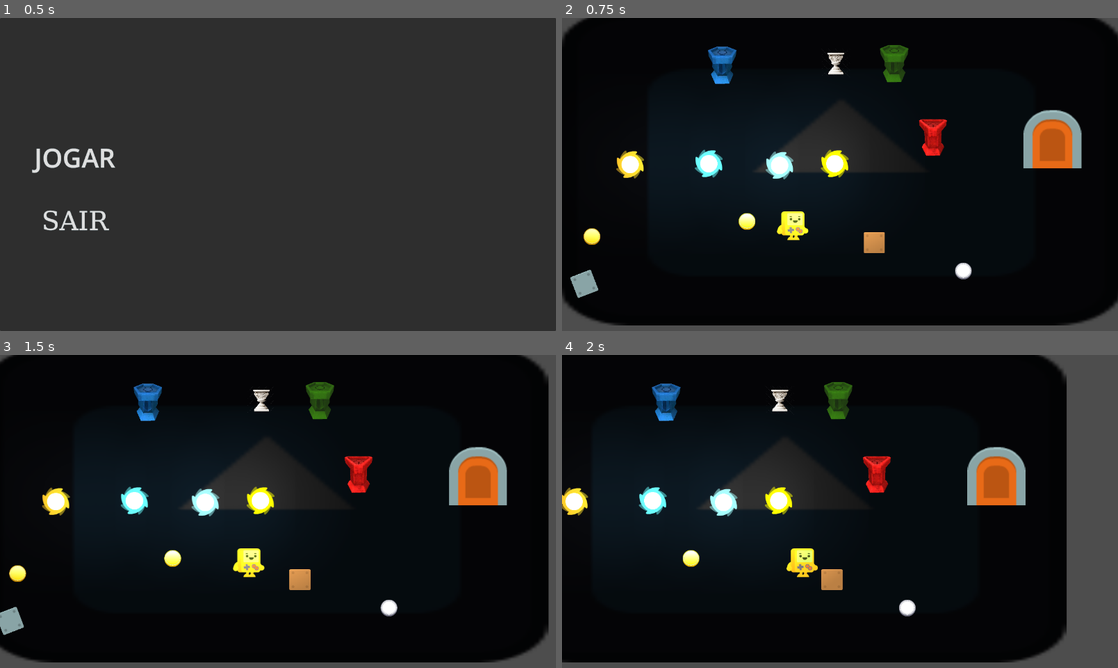
Above: before the commit, frames 1-4 (two rows, left to right).
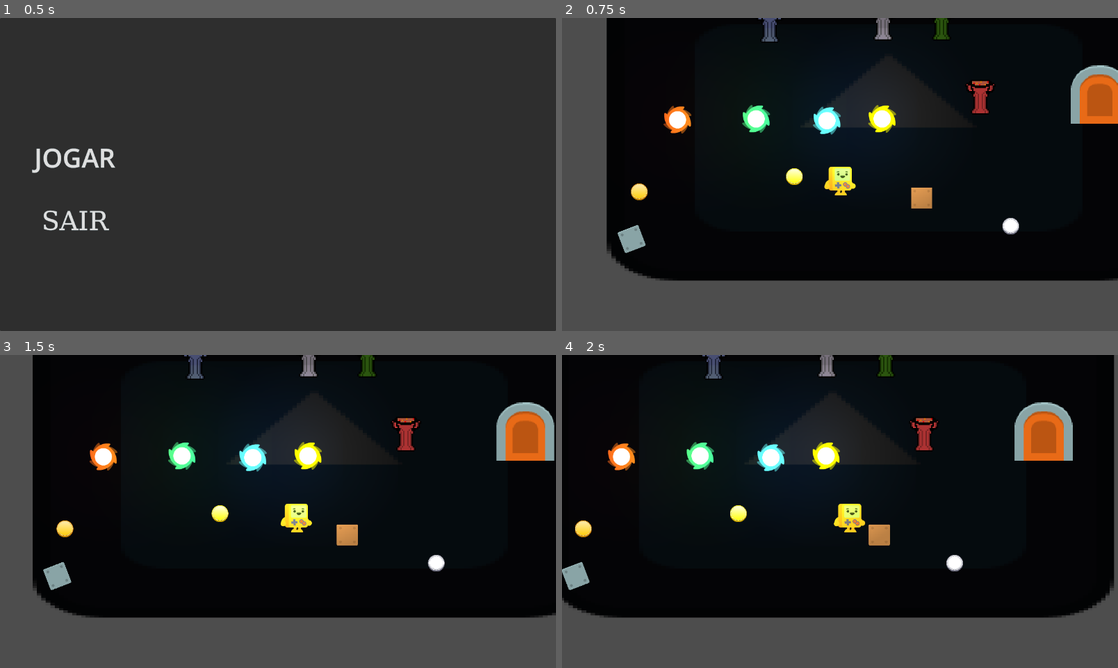
Above: after the commit, the same moments.

Repository: Blackjack10114/jogo-escuro
Game: Godot game, scene res://Scenes/MenuPrincipal.tscn
Two runs of this game, one before a commit and one after it. Both use one fixed random seed, a clock stepped at 60 frames per second and the inputs below. The engine's default icon, where the game draws it, is replaced by a stand-in: a white triangle on a blue panel in a dark square.
Inputs (mouse positions are in pixels of both pictures, inside the frame that each line leads up to):
- Up to frame 1 (0.5 s): no input
- Up to frame 2 (0.75 s): click "JOGAR" at 0.5 s
- Up to frame 3 (1.5 s): tap Enter (ui_accept) at 1.25, 1.35 s; move the mouse to (400, 495) at 1.27 s; hold Right (ui_right) from 1.28 s (still down)
- Up to frame 4 (2 s): keep holding Right (ui_right); tap Enter (ui_accept) at 1.52, 1.82 s

Frame 1 is identical in both runs. In frame 2, 35% of the frame differs, in the area x 0-100%, y 0-99%; in frame 3, 35%; in frame 4, 35%.

Commit message:
funcionalidade dos altares alterada
altares agora tem animatedsprite2ds, todas as fontes de luz coloridas tem sua devida cor, "ativavel" mudado para "ativador"

Diff:
--- a/Objetos/Altares/Altar.tscn
+++ b/Objetos/Altares/Altar.tscn
@@ -1,26 +1,35 @@
 [gd_scene format=3 uid="uid://df74w1jkbclv2"]
 
 [ext_resource type="Script" uid="uid://ds2247ft633cg" path="res://Scripts/Objetos/Altar.gd" id="1_jni5i"]
-[ext_resource type="Texture2D" uid="uid://8lk5jleqbpq4" path="res://Sprites/Placeholders/normal_altar.png" id="2_avt50"]
-[ext_resource type="Texture2D" uid="uid://dknehmrk3x7e" path="res://Sprites/Placeholders/normal_ativado_altar.png" id="3_avt50"]
+[ext_resource type="Texture2D" uid="uid://fojr1hg4upgd" path="res://misc/spriteframes/light.tres" id="3_5ihej"]
+[ext_resource type="SpriteFrames" uid="uid://dsdon0hjb3gfv" path="res://misc/spriteframes/flameon.tres" id="4_opxb7"]
 
 [sub_resource type="RectangleShape2D" id="RectangleShape2D_thxmx"]
 size = Vector2(33.76164, 71.2626)
 
 [node name="Altar" type="Node2D" unique_id=849689154]
-scale = Vector2(0.026648756, 0.026648756)
 
-[node name="Altar" type="Area2D" parent="." unique_id=1959147657]
-scale = Vector2(0.99999964, 0.99999964)
+[node name="Altar" type="Area2D" parent="." unique_id=1959147657 node_paths=PackedStringArray("luz")]
+scale = Vector2(0.04, 0.04)
 script = ExtResource("1_jni5i")
 cor_aceita = 3
-textura_desativado = ExtResource("2_avt50")
-textura_ativado = ExtResource("3_avt50")
+luz = NodePath("PointLight2D")
 
-[node name="Sprite2D" type="Sprite2D" parent="Altar" unique_id=1027689297]
-texture = ExtResource("2_avt50")
+[node name="looks" type="AnimatedSprite2D" parent="Altar" unique_id=1392317890]
+unique_name_in_owner = true
+scale = Vector2(40, 40)
+sprite_frames = ExtResource("4_opxb7")
+animation = &"inactive"
+frame_progress = 0.29388675
+speed_scale = 1.2
 
 [node name="CollisionShape2D" type="CollisionShape2D" parent="Altar" unique_id=891616044]
-position = Vector2(43.49997, -34)
 scale = Vector2(67.38417, 36.484776)
 shape = SubResource("RectangleShape2D_thxmx")
+
+[node name="PointLight2D" type="PointLight2D" parent="Altar" unique_id=1517858638]
+scale = Vector2(60, 60)
+enabled = false
+energy = 1.5
+texture = ExtResource("3_5ihej")
+texture_scale = 3.34
--- a/Objetos/Altares/Altar_Azul.tscn
+++ b/Objetos/Altares/Altar_Azul.tscn
@@ -1,25 +1,88 @@
 [gd_scene format=3 uid="uid://0dr448m64kv3"]
 
-[ext_resource type="Script" uid="uid://ds2247ft633cg" path="res://Scripts/Objetos/Altar.gd" id="1_r7h6v"]
-[ext_resource type="Texture2D" uid="uid://sc6k65xrof7d" path="res://Sprites/Placeholders/blue_altar.webp" id="2_r7h6v"]
-[ext_resource type="Texture2D" uid="uid://bfklajntuo53d" path="res://Sprites/Placeholders/blue_ativado_altar.webp" id="3_h2kf5"]
+[ext_resource type="Script" uid="uid://baogxyfqg7vcj" path="res://Scripts/Objetos/altar_azul.gd" id="1_m0nco"]
+[ext_resource type="Texture2D" uid="uid://clritmrf0djc6" path="res://Sprites/Objetos/Altares/Azul/Totem Azul Ativado.png" id="4_jiir4"]
+[ext_resource type="Texture2D" uid="uid://fojr1hg4upgd" path="res://misc/spriteframes/light.tres" id="4_mq5jm"]
+[ext_resource type="Texture2D" uid="uid://cmsmtp7580nri" path="res://Sprites/Objetos/Altares/Azul/Totem Azul s fogo.png" id="5_jiir4"]
+
+[sub_resource type="AtlasTexture" id="AtlasTexture_dcll2"]
+atlas = ExtResource("4_jiir4")
+region = Rect2(0, 0, 64, 96)
+
+[sub_resource type="AtlasTexture" id="AtlasTexture_eeuxw"]
+atlas = ExtResource("4_jiir4")
+region = Rect2(64, 0, 64, 96)
+
+[sub_resource type="AtlasTexture" id="AtlasTexture_s8yn7"]
+atlas = ExtResource("4_jiir4")
+region = Rect2(128, 0, 64, 96)
+
+[sub_resource type="AtlasTexture" id="AtlasTexture_ajj5s"]
+atlas = ExtResource("4_jiir4")
+region = Rect2(192, 0, 64, 96)
+
+[sub_resource type="AtlasTexture" id="AtlasTexture_1p4j5"]
+atlas = ExtResource("4_jiir4")
+region = Rect2(256, 0, 64, 96)
+
+[sub_resource type="SpriteFrames" id="SpriteFrames_ari62"]
+animations = [{
+"frames": [{
+"duration": 1.0,
+"texture": SubResource("AtlasTexture_dcll2")
+}, {
+"duration": 1.0,
+"texture": SubResource("AtlasTexture_eeuxw")
+}, {
+"duration": 1.0,
+"texture": SubResource("AtlasTexture_s8yn7")
+}, {
+"duration": 1.0,
+"texture": SubResource("AtlasTexture_ajj5s")
+}, {
+"duration": 1.0,
+"texture": SubResource("AtlasTexture_1p4j5")
+}],
+"loop": true,
+"name": &"active",
+"speed": 5.0
+}, {
+"frames": [{
+"duration": 1.0,
+"texture": ExtResource("5_jiir4")
+}],
+"loop": true,
+"name": &"inactive",
+"speed": 5.0
+}]
 
 [sub_resource type="RectangleShape2D" id="RectangleShape2D_fx006"]
 size = Vector2(33.76164, 71.2626)
 
 [node name="Altar_Azul" type="Node2D" unique_id=44935604]
 
-[node name="Altar_Azul" type="Area2D" parent="." unique_id=1260660105]
+[node name="Altar_Azul" type="Area2D" parent="." unique_id=1260660105 node_paths=PackedStringArray("luz")]
 scale = Vector2(0.039999485, 0.039999485)
-script = ExtResource("1_r7h6v")
-textura_desativado = ExtResource("2_r7h6v")
-textura_ativado = ExtResource("3_h2kf5")
+script = ExtResource("1_m0nco")
+luz = NodePath("PointLight2D")
 
-[node name="Sprite2D" type="Sprite2D" parent="Altar_Azul" unique_id=262374476]
-scale = Vector2(8.959999, 8.959999)
-texture = ExtResource("2_r7h6v")
+[node name="looks" type="AnimatedSprite2D" parent="Altar_Azul" unique_id=2040337764]
+unique_name_in_owner = true
+position = Vector2(0, 25.000305)
+scale = Vector2(40, 40)
+sprite_frames = SubResource("SpriteFrames_ari62")
+animation = &"inactive"
+frame_progress = 0.95332986
+speed_scale = 1.2
 
 [node name="CollisionShape2D" type="CollisionShape2D" parent="Altar_Azul" unique_id=71089921]
-position = Vector2(43.49997, -34)
 scale = Vector2(67.38417, 36.484776)
 shape = SubResource("RectangleShape2D_fx006")
+
+[node name="PointLight2D" type="PointLight2D" parent="Altar_Azul" unique_id=595325591]
+scale = Vector2(60, 60)
+enabled = false
+color = Color(0, 0.3882353, 1, 1)
+energy = 1.5
+texture = ExtResource("4_mq5jm")
+texture_scale = 3.34
--- a/Objetos/Altares/Altar_Verde.tscn
+++ b/Objetos/Altares/Altar_Verde.tscn
@@ -1,26 +1,87 @@
 [gd_scene format=3 uid="uid://7agvmjcou4ox"]
 
-[ext_resource type="Script" uid="uid://ds2247ft633cg" path="res://Scripts/Objetos/Altar.gd" id="1_pkm50"]
-[ext_resource type="Texture2D" uid="uid://cvf5jtby1x4yq" path="res://Sprites/Placeholders/green_altar.png" id="2_pkm50"]
-[ext_resource type="Texture2D" uid="uid://bhe5gjgjuko0m" path="res://Sprites/Placeholders/green_ativado_altar.png" id="3_0pfhs"]
+[ext_resource type="Script" uid="uid://5gqqtx6xx1ra" path="res://Scripts/Objetos/altar_verde.gd" id="1_6anp2"]
+[ext_resource type="Texture2D" uid="uid://b7wwvyy7w7uv1" path="res://Sprites/Objetos/Altares/Verde/Totem Verde Ativado.png" id="4_4iw0v"]
+[ext_resource type="Texture2D" uid="uid://fojr1hg4upgd" path="res://misc/spriteframes/light.tres" id="4_p8vw7"]
+[ext_resource type="Texture2D" uid="uid://cic7f0lhd4lbe" path="res://Sprites/Objetos/Altares/Verde/Totem Verde s fogo.png" id="5_2frjo"]
+
+[sub_resource type="AtlasTexture" id="AtlasTexture_u35jf"]
+atlas = ExtResource("4_4iw0v")
+region = Rect2(0, 0, 64, 96)
+
+[sub_resource type="AtlasTexture" id="AtlasTexture_aca0q"]
+atlas = ExtResource("4_4iw0v")
+region = Rect2(64, 0, 64, 96)
+
+[sub_resource type="AtlasTexture" id="AtlasTexture_qmpk0"]
+atlas = ExtResource("4_4iw0v")
+region = Rect2(128, 0, 64, 96)
+
+[sub_resource type="AtlasTexture" id="AtlasTexture_221ng"]
+atlas = ExtResource("4_4iw0v")
+region = Rect2(192, 0, 64, 96)
+
+[sub_resource type="AtlasTexture" id="AtlasTexture_2dbhy"]
+atlas = ExtResource("4_4iw0v")
+region = Rect2(256, 0, 64, 96)
+
+[sub_resource type="SpriteFrames" id="SpriteFrames_arbqc"]
+animations = [{
+"frames": [{
+"duration": 1.0,
+"texture": SubResource("AtlasTexture_u35jf")
+}, {
+"duration": 1.0,
+"texture": SubResource("AtlasTexture_aca0q")
+}, {
+"duration": 1.0,
+"texture": SubResource("AtlasTexture_qmpk0")
+}, {
+"duration": 1.0,
+"texture": SubResource("AtlasTexture_221ng")
+}, {
+"duration": 1.0,
+"texture": SubResource("AtlasTexture_2dbhy")
+}],
+"loop": true,
+"name": &"active",
+"speed": 5.0
+}, {
+"frames": [{
+"duration": 1.0,
+"texture": ExtResource("5_2frjo")
+}],
+"loop": true,
+"name": &"inactive",
+"speed": 5.0
+}]
 
 [sub_resource type="RectangleShape2D" id="RectangleShape2D_fx006"]
 size = Vector2(33.76164, 71.2626)
 
 [node name="Altar_Verde" type="Node2D" unique_id=44935604]
 
-[node name="Altar_Verde" type="Area2D" parent="." unique_id=1260660105]
+[node name="Altar_Verde" type="Area2D" parent="." unique_id=1260660105 node_paths=PackedStringArray("luz")]
 scale = Vector2(0.039999485, 0.039999485)
-script = ExtResource("1_pkm50")
+script = ExtResource("1_6anp2")
 cor_aceita = 2
-textura_desativado = ExtResource("2_pkm50")
-textura_ativado = ExtResource("3_0pfhs")
+luz = NodePath("PointLight2D")
 
-[node name="Sprite2D" type="Sprite2D" parent="Altar_Verde" unique_id=262374476]
-scale = Vector2(8.959999, 8.959999)
-texture = ExtResource("2_pkm50")
+[node name="looks" type="AnimatedSprite2D" parent="Altar_Verde" unique_id=1904281960]
+unique_name_in_owner = true
+scale = Vector2(40, 40)
+sprite_frames = SubResource("SpriteFrames_arbqc")
+animation = &"inactive"
+frame_progress = 0.30175868
 
 [node name="CollisionShape2D" type="CollisionShape2D" parent="Altar_Verde" unique_id=71089921]
-position = Vector2(43.49997, -34)
 scale = Vector2(67.38417, 36.484776)
 shape = SubResource("RectangleShape2D_fx006")
+
+[node name="PointLight2D" type="PointLight2D" parent="Altar_Verde" unique_id=977701204]
+scale = Vector2(60, 60)
+enabled = false
+color = Color(0.6784314, 1, 0, 1)
+energy = 1.5
+texture = ExtResource("4_p8vw7")
+texture_scale = 3.34
--- a/Objetos/Altares/Altar_Vermelho.tscn
+++ b/Objetos/Altares/Altar_Vermelho.tscn
@@ -1,26 +1,89 @@
 [gd_scene format=3 uid="uid://d1cyupflnp5b7"]
 
-[ext_resource type="Script" uid="uid://ds2247ft633cg" path="res://Scripts/Objetos/Altar.gd" id="1_h4ptg"]
-[ext_resource type="Texture2D" uid="uid://csk62i6jysllk" path="res://Sprites/Placeholders/red__altar.webp" id="2_0agl1"]
-[ext_resource type="Texture2D" uid="uid://dfmphwjoxah12" path="res://Sprites/Placeholders/red_ativado_altar.webp" id="3_0mhgd"]
+[ext_resource type="Script" uid="uid://23jeicr8wbta" path="res://Scripts/Objetos/altar_vermelho.gd" id="1_iakti"]
+[ext_resource type="Texture2D" uid="uid://bd54mdw8pipgp" path="res://Sprites/Objetos/Altares/Vermelho/Totem Vermelho Ativado.png" id="2_1u5nf"]
+[ext_resource type="Texture2D" uid="uid://be8a0l3xp71yj" path="res://Sprites/Objetos/Altares/Vermelho/Totem Vermelho s fogo.png" id="2_iakti"]
+[ext_resource type="Texture2D" uid="uid://fojr1hg4upgd" path="res://misc/spriteframes/light.tres" id="4_buc4d"]
+
+[sub_resource type="AtlasTexture" id="AtlasTexture_aiapc"]
+atlas = ExtResource("2_1u5nf")
+region = Rect2(256, 0, 64, 96)
+
+[sub_resource type="AtlasTexture" id="AtlasTexture_8osqo"]
+atlas = ExtResource("2_1u5nf")
+region = Rect2(192, 0, 64, 96)
+
+[sub_resource type="AtlasTexture" id="AtlasTexture_psoyd"]
+atlas = ExtResource("2_1u5nf")
+region = Rect2(128, 0, 64, 96)
+
+[sub_resource type="AtlasTexture" id="AtlasTexture_l8uhj"]
+atlas = ExtResource("2_1u5nf")
+region = Rect2(64, 0, 64, 96)
+
+[sub_resource type="AtlasTexture" id="AtlasTexture_14rsr"]
+atlas = ExtResource("2_1u5nf")
+region = Rect2(0, 0, 64, 96)
+
+[sub_resource type="SpriteFrames" id="SpriteFrames_buc4d"]
+animations = [{
+"frames": [{
+"duration": 1.0,
+"texture": SubResource("AtlasTexture_aiapc")
+}, {
+"duration": 1.0,
+"texture": SubResource("AtlasTexture_8osqo")
+}, {
+"duration": 1.0,
+"texture": SubResource("AtlasTexture_psoyd")
+}, {
+"duration": 1.0,
+"texture": SubResource("AtlasTexture_l8uhj")
+}, {
+"duration": 1.0,
+"texture": SubResource("AtlasTexture_14rsr")
+}],
+"loop": true,
+"name": &"active",
+"speed": 5.0
+}, {
+"frames": [{
+"duration": 1.0,
+"texture": ExtResource("2_iakti")
+}],
+"loop": true,
+"name": &"inactive",
+"speed": 5.0
+}]
 
 [sub_resource type="RectangleShape2D" id="RectangleShape2D_fx006"]
 size = Vector2(33.76164, 71.2626)
 
 [node name="Altar_Vermelho" type="Node2D" unique_id=44935604]
 
-[node name="Altar_Vermelho" type="Area2D" parent="." unique_id=1260660105]
+[node name="Altar_Vermelho" type="Area2D" parent="." unique_id=1260660105 node_paths=PackedStringArray("luz")]
 scale = Vector2(0.039999485, 0.039999485)
-script = ExtResource("1_h4ptg")
+script = ExtResource("1_iakti")
 cor_aceita = 1
-textura_desativado = ExtResource("2_0agl1")
-textura_ativado = ExtResource("3_0mhgd")
+luz = NodePath("PointLight2D")
 
-[node name="Sprite2D" type="Sprite2D" parent="Altar_Vermelho" unique_id=262374476]
-scale = Vector2(8.959999, 8.959999)
-texture = ExtResource("2_0agl1")
+[node name="looks" type="AnimatedSprite2D" parent="Altar_Vermelho" unique_id=763352664]
+unique_name_in_owner = true
+position = Vector2(0, 9.1552734e-05)
+scale = Vector2(40, 40)
+sprite_frames = SubResource("SpriteFrames_buc4d")
+animation = &"inactive"
+speed_scale = 1.2
 
 [node name="CollisionShape2D" type="CollisionShape2D" parent="Altar_Vermelho" unique_id=71089921]
-position = Vector2(43.49997, -34)
+position = Vector2(-7.6293945e-06, 0)
 scale = Vector2(67.38417, 36.484776)
 shape = SubResource("RectangleShape2D_fx006")
+
+[node name="PointLight2D" type="PointLight2D" parent="Altar_Vermelho" unique_id=21405124]
+scale = Vector2(60, 60)
+enabled = false
+color = Color(1, 0, 0.26666668, 1)
+energy = 1.5
+texture = ExtResource("4_buc4d")
+texture_scale = 3.34
--- a/Objetos/Tochas/Tocha.tscn
+++ b/Objetos/Tochas/Tocha.tscn
@@ -2,18 +2,10 @@
 
 [ext_resource type="Script" uid="uid://bcduc2tt6m5h7" path="res://Scripts/Objetos/Tocha.gd" id="1_hlgnc"]
 [ext_resource type="Texture2D" uid="uid://dfrpruvrr6o0e" path="res://Sprites/Placeholders/Tocha_Teste.png" id="1_m4aki"]
+[ext_resource type="Texture2D" uid="uid://fojr1hg4upgd" path="res://misc/spriteframes/light.tres" id="3_jiysb"]
 
 [sub_resource type="RectangleShape2D" id="RectangleShape2D_6a0gk"]
 size = Vector2(67, 66)
-
-[sub_resource type="Gradient" id="Gradient_hlgnc"]
-colors = PackedColorArray(1, 1, 1, 1, 0, 0, 0, 1)
-
-[sub_resource type="GradientTexture2D" id="GradientTexture2D_6a0gk"]
-gradient = SubResource("Gradient_hlgnc")
-fill = 1
-fill_from = Vector2(0.5043478, 0.4869565)
-fill_to = Vector2(0.90869564, 0.104347825)
 
 [node name="Tocha" type="Node2D" unique_id=1342345491]
 
@@ -31,5 +23,5 @@
 [node name="PointLight2D" type="PointLight2D" parent="Area2D" unique_id=235973874]
 position = Vector2(0.50000095, 3.8146973e-06)
 scale = Vector2(1.953125, 1.9687501)
-texture = SubResource("GradientTexture2D_6a0gk")
+texture = ExtResource("3_jiysb")
 texture_scale = 3.34
--- a/Objetos/Tochas/Tocha_Azul.tscn
+++ b/Objetos/Tochas/Tocha_Azul.tscn
@@ -30,5 +30,6 @@
 [node name="PointLight2D" type="PointLight2D" parent="Area2D" unique_id=235973874]
 position = Vector2(0.50000095, 3.8146973e-06)
 scale = Vector2(1.953125, 1.9687501)
+color = Color(0, 0.3882353, 1, 1)
 texture = SubResource("GradientTexture2D_6a0gk")
 texture_scale = 3.34
--- a/Objetos/Tochas/Tocha_Verde.tscn
+++ b/Objetos/Tochas/Tocha_Verde.tscn
@@ -31,5 +31,6 @@
 [node name="PointLight2D" type="PointLight2D" parent="Area2D" unique_id=235973874]
 position = Vector2(0.50000095, 3.8146973e-06)
 scale = Vector2(1.953125, 1.9687501)
+color = Color(0.6784314, 1, 0, 1)
 texture = SubResource("GradientTexture2D_6a0gk")
 texture_scale = 3.34
--- a/Objetos/Tochas/Tocha_Vermelho.tscn
+++ b/Objetos/Tochas/Tocha_Vermelho.tscn
@@ -31,5 +31,6 @@
 [node name="PointLight2D" type="PointLight2D" parent="Area2D" unique_id=235973874]
 position = Vector2(0.50000095, 3.8146973e-06)
 scale = Vector2(1.953125, 1.9687501)
+color = Color(1, 0, 0.26666668, 1)
 texture = SubResource("GradientTexture2D_6a0gk")
 texture_scale = 3.34
--- a/Scenes/Puzzles/Puzzle_Prototipo.tscn
+++ b/Scenes/Puzzles/Puzzle_Prototipo.tscn
@@ -78,8 +78,4 @@
 [node name="Path2D" parent="AutoCaixa" index="0" unique_id=1233121987]
 position = Vector2(-78, 281)
 
-[node name="PathFollow2D" parent="AutoCaixa/Path2D" index="0" unique_id=1577084403]
-position = Vector2(101, 375)
-rotation = -0.3671053
-
 [editable path="AutoCaixa"]
--- a/Scenes/SceneTeste/Hugo.tscn
+++ b/Scenes/SceneTeste/Hugo.tscn
@@ -18,8 +18,6 @@
 
 [node name="Player" parent="." unique_id=2102932396 instance=ExtResource("4_be7ju")]
 position = Vector2(-109, 103)
-speed = 350.0
 
 [node name="Camera2D" type="Camera2D" parent="Player" unique_id=2052623995]
-position = Vector2(109, -103)
 position_smoothing_enabled = true
--- /dev/null
+++ b/Scenes/SceneTeste/thales.tscn
@@ -0,0 +1,70 @@
+[gd_scene format=3 uid="uid://gdy5dgxlyvdl"]
+
+[ext_resource type="Texture2D" uid="uid://34eb8j034ct8" path="res://icon.svg" id="1_fnymv"]
+[ext_resource type="Script" uid="uid://c0lv0o5t10nvm" path="res://Scripts/Manager/PuzzleController.gd" id="2_qjy8y"]
+[ext_resource type="PackedScene" uid="uid://df74w1jkbclv2" path="res://Objetos/Altares/Altar.tscn" id="3_v164l"]
+[ext_resource type="PackedScene" uid="uid://be22tfc7s5y2g" path="res://Objetos/Porta/Porta.tscn" id="4_t1thb"]
+[ext_resource type="PackedScene" uid="uid://dabjl2g7fc2da" path="res://Objetos/Tochas/Tocha.tscn" id="5_tiub2"]
+[ext_resource type="PackedScene" uid="uid://bwrnn1c1hv5cm" path="res://Objetos/Player.tscn" id="6_hex5y"]
+[ext_resource type="Texture2D" uid="uid://fojr1hg4upgd" path="res://misc/spriteframes/light.tres" id="7_t1thb"]
+
+[node name="Thales" type="Node2D" unique_id=1453056908]
+
+[node name="Fundo" type="Sprite2D" parent="." unique_id=1706271452]
+self_modulate = Color(0.21568628, 0.2, 0.21960784, 1)
+z_index = -10
+position = Vector2(649, 370)
+scale = Vector2(10.1328125, 5.6796875)
+texture = ExtResource("1_fnymv")
+
+[node name="CanvasModulate" type="CanvasModulate" parent="." unique_id=1169211038]
+color = Color(0, 0, 0, 1)
+
+[node name="PuzzleController" type="Node" parent="." unique_id=1657439151 node_paths=PackedStringArray("porta", "ativadores")]
+script = ExtResource("2_qjy8y")
+porta = NodePath("../Porta")
+ativadores = [NodePath("../Altar")]
+idPuzzle = "pissybaby"
+metadata/_custom_type_script = "uid://c0lv0o5t10nvm"
+
+[node name="Altar" parent="." unique_id=849689154 instance=ExtResource("3_v164l")]
+position = Vector2(620, 354)
+
+[node name="Porta" parent="." unique_id=1098581790 instance=ExtResource("4_t1thb")]
+position = Vector2(1128, 369)
+
+[node name="Tocha" parent="." unique_id=1342345491 instance=ExtResource("5_tiub2")]
+position = Vector2(205, 343)
+
+[node name="Player" parent="." unique_id=2102932396 instance=ExtResource("6_hex5y")]
+position = Vector2(207, 430)
+
+[node name="PointLight2D" type="PointLight2D" parent="." unique_id=219318033]
+position = Vector2(300, 167)
+texture = ExtResource("7_t1thb")
+texture_scale = 9.88
+
+[node name="PointLight2D2" type="PointLight2D" parent="." unique_id=1555194146]
+position = Vector2(969, 167)
+texture = ExtResource("7_t1thb")
+texture_scale = 9.88
+
+[node name="PointLight2D3" type="PointLight2D" parent="." unique_id=1145315641]
+position = Vector2(1001, 565)
+texture = ExtResource("7_t1thb")
+texture_scale = 9.88
+
+[node name="PointLight2D4" type="PointLight2D" parent="." unique_id=318383034]
+position = Vector2(225, 575)
+texture = ExtResource("7_t1thb")
+texture_scale = 9.88
+
+[node name="PointLight2D5" type="PointLight2D" parent="." unique_id=941135200]
+position = Vector2(645, 574)
+texture = ExtResource("7_t1thb")
+texture_scale = 9.88
+
+[node name="PointLight2D6" type="PointLight2D" parent="." unique_id=1403123399]
+position = Vector2(635, 114)
+texture = ExtResource("7_t1thb")
+texture_scale = 9.88
--- a/Scripts/Herdaveis/Ativavel.gd
+++ b/Scripts/Herdaveis/Ativavel.gd
@@ -1,4 +1,4 @@
-class_name Ativavel
+class_name Ativador
 extends Area2D
 
 signal ativado
--- a/Scripts/Manager/PuzzleController.gd
+++ b/Scripts/Manager/PuzzleController.gd
@@ -1,10 +1,11 @@
 extends Node
+class_name PuzzleController
 
 @export var porta: Porta
 @export var ativadores: Array[Node] = []
 @export var idPuzzle := "puzzle_"
 
-var ativaveis: Array[Ativavel] = []
+var ativaveis: Array[Ativador] = []
 var resolvido := false
 
 func _ready():
@@ -27,8 +28,8 @@
 	else:
 		_verificar_puzzle(false)
 
-func _encontrar_ativavel(node: Node) -> Ativavel:
-	if node is Ativavel:
+func _encontrar_ativavel(node: Node) -> Ativador:
+	if node is Ativador:
 		return node
 
 	for filho in node.get_children():
--- a/Scripts/Objetos/Altar.gd
+++ b/Scripts/Objetos/Altar.gd
@@ -1,11 +1,9 @@
 class_name Altar
-extends Ativavel
+extends Ativador
 
 @export var cor_aceita: Cor.Tipo
-@export var textura_desativado: Texture2D
-@export var textura_ativado: Texture2D
+@export var luz: PointLight2D
 
-@onready var sprite: Sprite2D = $Sprite2D
 
 var player_perto: CharacterBody2D = null
 var tocha_no_altar = null
@@ -13,9 +11,9 @@
 
 
 func _ready():
+	%looks.play("inactive")
 	body_entered.connect(_on_body_entered)
 	body_exited.connect(_on_body_exited)
-	sprite.texture = textura_desativado
 
 
 func _on_body_entered(body):
@@ -64,7 +62,7 @@
 
 	tocha_no_altar = tocha
 	tocha.altar_atual = self
-
+	luz.enabled = true
 	ativar()
 
 
@@ -91,11 +89,13 @@
 	tocha_no_altar.altar_atual = null
 	tocha_no_altar = null
 
+	luz.enabled = false
 	desativar()
 
 func _ao_ativar():
-	sprite.texture = textura_ativado
+	%looks.play("active")
+
 
 
 func _ao_desativar():
-	sprite.texture = textura_desativado
+	%looks.play("inactive")
--- a/Scripts/Objetos/BotaoLongTrigger.gd
+++ b/Scripts/Objetos/BotaoLongTrigger.gd
@@ -1,5 +1,5 @@
 class_name BotaoLongTrigger
-extends Ativavel
+extends Ativador
 
 @export var alvos: Array[Node] = []
 @export var trava_se_alvo_ativo := true
--- a/Scripts/Objetos/BotaoSimples.gd
+++ b/Scripts/Objetos/BotaoSimples.gd
@@ -1,5 +1,5 @@
 class_name BotaoSimples
-extends Ativavel
+extends Ativador
 
 @export var alvos: Array[Node] = []  # agora aceita Porta, qualquer Node
 
--- /dev/null
+++ b/Scripts/Objetos/altar_azul.gd
@@ -0,0 +1,9 @@
+extends Altar
+class_name Altar_azul
+
+
+# Called when the node enters the scene tree for the first time.
+
+
+
+# Called every frame. 'delta' is the elapsed time since the previous frame.
--- /dev/null
+++ b/Scripts/Objetos/altar_verde.gd
@@ -0,0 +1,3 @@
+extends Altar
+class_name Altar_verde
+# Called when the node enters the scene tree for the first time.
--- /dev/null
+++ b/Scripts/Objetos/altar_vermelho.gd
@@ -0,0 +1,5 @@
+extends Altar
+class_name Altar_vermelho
+
+
+# Called when the node enters the scene tree for the first time.
--- /dev/null
+++ b/misc/spriteframes/flameon.tres
@@ -0,0 +1,59 @@
+[gd_resource type="SpriteFrames" format=3 uid="uid://dsdon0hjb3gfv"]
+
+[ext_resource type="Texture2D" uid="uid://cugtyfc2y4620" path="res://Sprites/Objetos/Altares/Padrao/Totem Padrão Ativado.png" id="1_vhyio"]
+[ext_resource type="Texture2D" uid="uid://c1qk1p3xuf63e" path="res://Sprites/Objetos/Altares/Padrao/Totem Padrao s fogo.png" id="2_o81jc"]
+
+[sub_resource type="AtlasTexture" id="AtlasTexture_vhyio"]
+atlas = ExtResource("1_vhyio")
+region = Rect2(0, 0, 64, 96)
+
+[sub_resource type="AtlasTexture" id="AtlasTexture_o81jc"]
+atlas = ExtResource("1_vhyio")
+region = Rect2(64, 0, 64, 96)
+
+[sub_resource type="AtlasTexture" id="AtlasTexture_aiapc"]
+atlas = ExtResource("1_vhyio")
+region = Rect2(128, 0, 64, 96)
+
+[sub_resource type="AtlasTexture" id="AtlasTexture_8osqo"]
+atlas = ExtResource("1_vhyio")
+region = Rect2(192, 0, 64, 96)
+
+[sub_resource type="AtlasTexture" id="AtlasTexture_psoyd"]
+atlas = ExtResource("1_vhyio")
+region = Rect2(256, 0, 64, 96)
+
+[sub_resource type="AtlasTexture" id="AtlasTexture_l8uhj"]
+atlas = ExtResource("2_o81jc")
+region = Rect2(0, 0, 64, 64)
+
+[resource]
+animations = [{
+"frames": [{
+"duration": 1.0,
+"texture": SubResource("AtlasTexture_vhyio")
+}, {
+"duration": 1.0,
+"texture": SubResource("AtlasTexture_o81jc")
+}, {
+"duration": 1.0,
+"texture": SubResource("AtlasTexture_aiapc")
+}, {
+"duration": 1.0,
+"texture": SubResource("AtlasTexture_8osqo")
+}, {
+"duration": 1.0,
+"texture": SubResource("AtlasTexture_psoyd")
+}],
+"loop": true,
+"name": &"active",
+"speed": 5.0
+}, {
+"frames": [{
+"duration": 1.0,
+"texture": SubResource("AtlasTexture_l8uhj")
+}],
+"loop": true,
+"name": &"inactive",
+"speed": 5.0
+}]
--- /dev/null
+++ b/misc/spriteframes/light.tres
@@ -0,0 +1,10 @@
+[gd_resource type="GradientTexture2D" format=3 uid="uid://fojr1hg4upgd"]
+
+[sub_resource type="Gradient" id="Gradient_dtag0"]
+colors = PackedColorArray(1, 1, 1, 1, 0, 0, 0, 1)
+
+[resource]
+gradient = SubResource("Gradient_dtag0")
+fill = 1
+fill_from = Vector2(0.5043478, 0.4869565)
+fill_to = Vector2(0.90869564, 0.104347825)
--- a/project.godot
+++ b/project.godot
@@ -66,4 +66,5 @@
 
 [rendering]
 
+textures/canvas_textures/default_texture_filter=0
 rendering_device/driver.windows="d3d12"
Not shown: 1 places in Scenes/Puzzles/Puzzle_Prototipo.tscn that only renumber resources
Not shown: 1 places in Scenes/SceneTeste/Hugo.tscn that only renumber resources
Not shown, added: Scripts/Objetos/altar_azul.gd.uid
Not shown, added: Scripts/Objetos/altar_verde.gd.uid
Not shown, added: Scripts/Objetos/altar_vermelho.gd.uid
